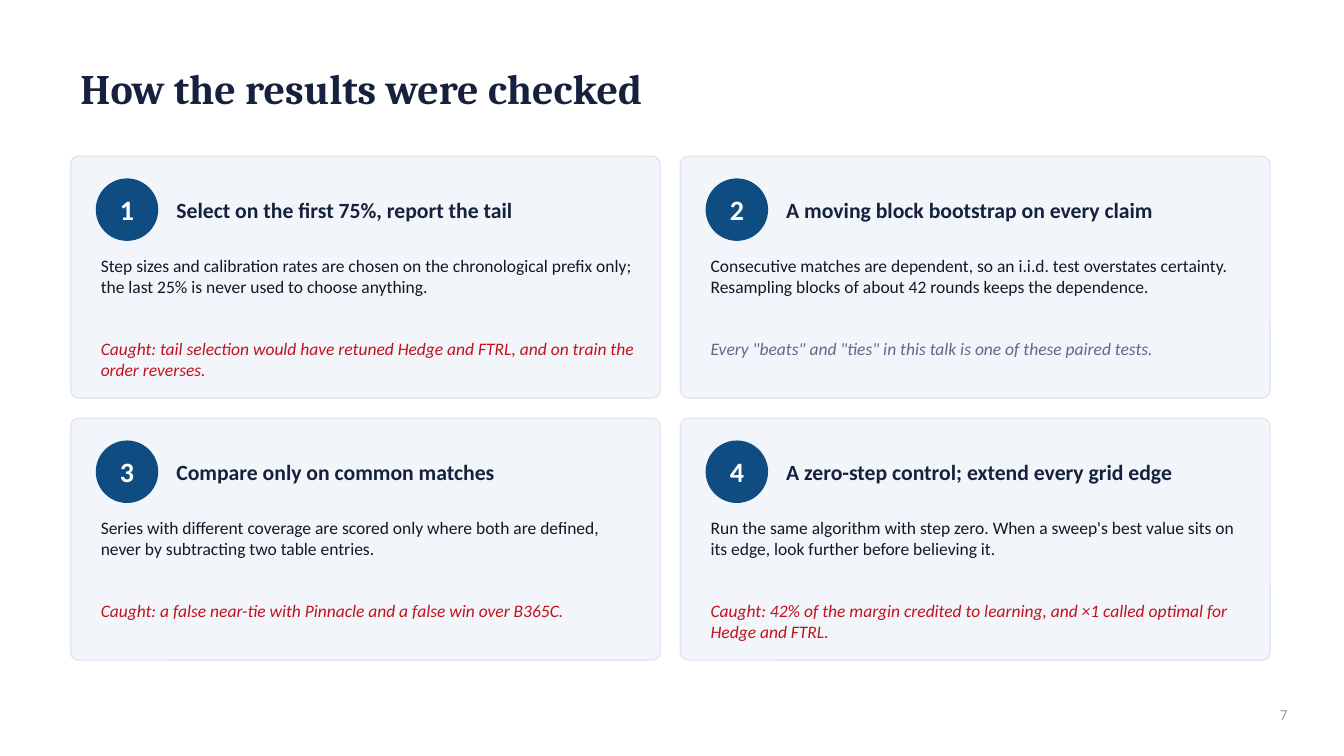
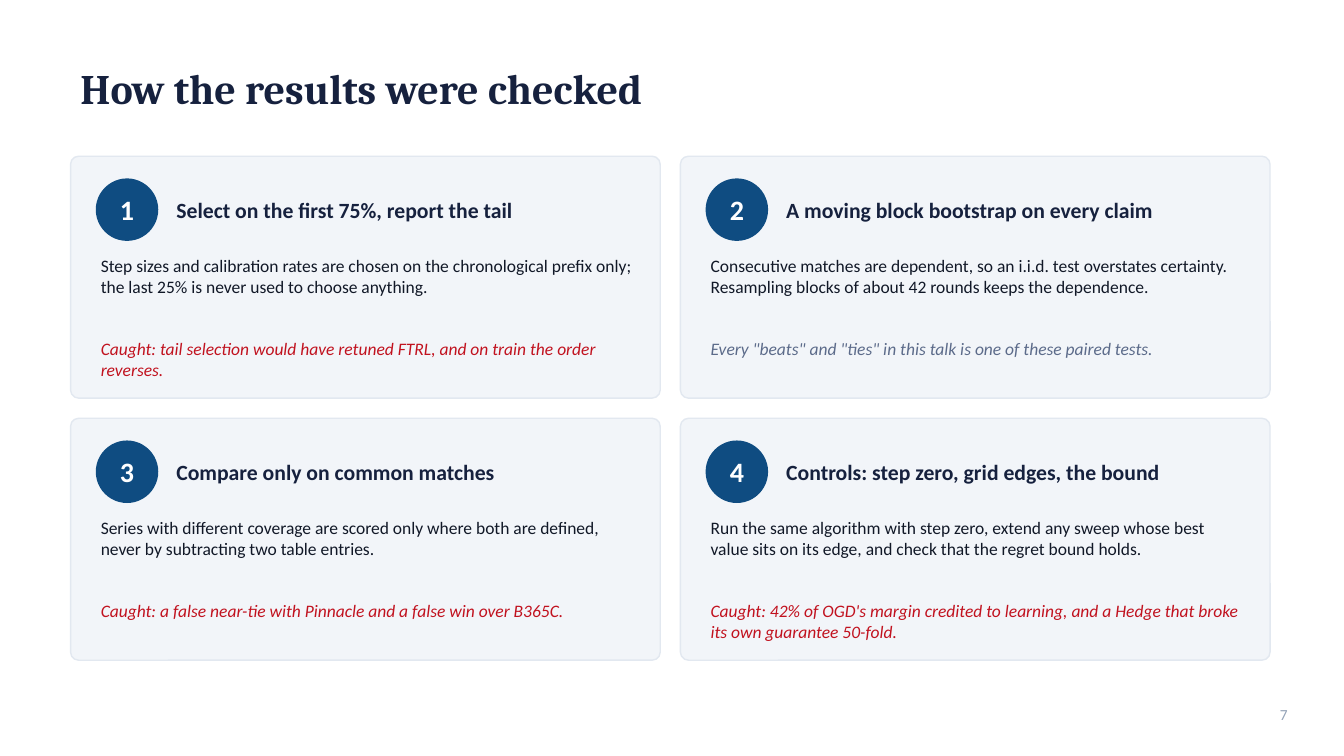
Before and after one commit to stefanos212/online-learning-betting-odds, a slide deck: slide 7 of docs/defense_presentation_short.pptx. Drawn at 1344x756 pixels with LibreOffice and Linux fonts; fonts in the diff are those of the drawing. Boxes give left, top, right and bottom in pixels: in the first picture for what was removed or moved away, otherwise in the second. Text is boxed around its words. In the diff, an @@ line names an element or a change of style, - is before the commit and + after.

```diff
--- a/docs/defense_presentation_short.pptx
+++ b/docs/defense_presentation_short.pptx
@@ text at (101,343,595,376): text changed @@
-Caught: tail selection would have retuned Hedge and FTRL, and on train the order reverses.
+Caught: tail selection would have retuned FTRL, and on train the order reverses.
@@ text at (786,464,1159,484): text changed @@
-A zero-step control; extend every grid edge
+Controls: step zero, grid edges, the bound
@@ text at (711,522,1204,558): text changed @@
-Run the same algorithm with step zero. When a sweep's best value sits on its edge, look further before believing it.
+Run the same algorithm with step zero, extend any sweep whose best value sits on its edge, and check that the regret bound holds.
@@ text at (711,605,1238,641): text changed @@
-Caught: 42% of the margin credited to learning, and ×1 called optimal for Hedge and FTRL.
+Caught: 42% of OGD's margin credited to learning, and a Hedge that broke its own guarantee 50-fold.
```
Also in this commit, not shown: 11 other slides changed, 1 slide added, 1 other file.
